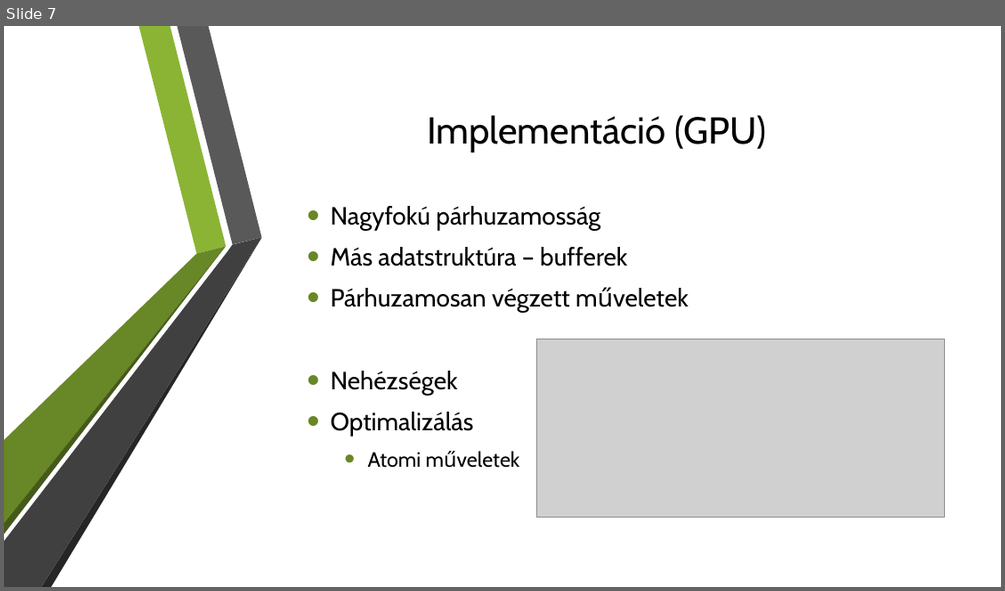
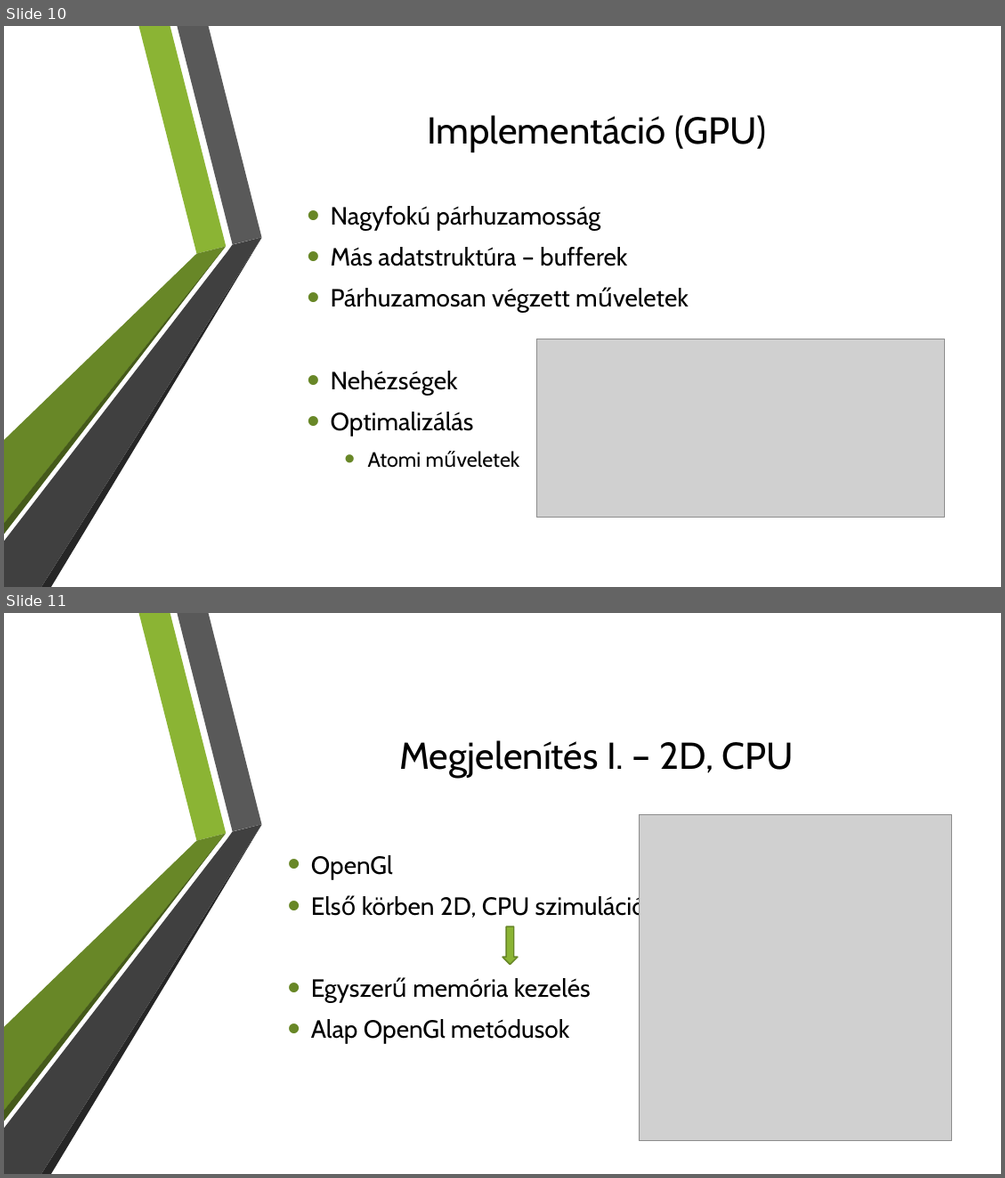
Before and after one commit to Akos11/OnlabSPH, a slide deck: docs/sph.pptx. Shown one above the other, each under a label of ours: slide 7 before the commit, slides 10 and 11 after it. The pictures are 1005x591 and 1005x1178 pixels, drawn with LibreOffice and Linux fonts; fonts in the diff are those of the drawing; grey boxes stand for pictures; background and template pictures are left out. Boxes give left, top, right and bottom in pixels: in the first picture for what was removed or moved away, otherwise in the second. Text is boxed around its words. In the diff, an @@ line names an element or a change of style, - is before the commit and + after.

```diff
--- a/docs/sph.pptx
+++ b/docs/sph.pptx
@@ slide 11 added at (4, 613, 1001, 1174), background picture (left out); not listed: 6 template elements that a slide beside it also shows @@
@@ rectangle added at (4, 613, 1001, 1174), fill #FFFFFF @@
@@ freeform shape added at (138, 613, 226, 840), fill #8BB434 @@
@@ freeform shape added at (177, 613, 261, 831), fill #595959 @@
@@ title added at (399, 740, 793, 778), 36 pt, text #000000 @@
+Megjelenítés I. – 2D, CPU
@@ freeform shape added at (4, 824, 262, 1174), fill #404040 @@
@@ freeform shape added at (41, 825, 262, 1174), fill #262626 @@
@@ picture added at (639, 814, 952, 1141) @@
@@ freeform shape added at (4, 833, 226, 1111), fill #688727 @@
@@ freeform shape added at (4, 834, 226, 1121), fill #465A1A @@
@@ text added at (311, 855, 646, 1044), 24 pt, text #000000 @@
+• OpenGl
+• Első körben 2D, CPU szimuláció
+• Egyszerű memória kezelés
+• Alap OpenGl metódusok
@@ down arrow added at (502, 926, 518, 965), fill #8BB434, outline #678526 1.25 pt @@
@@ what was slide 7 is now slide 10 @@
```
Also in this commit, not shown: 7 other slides added, 2 slides removed.
